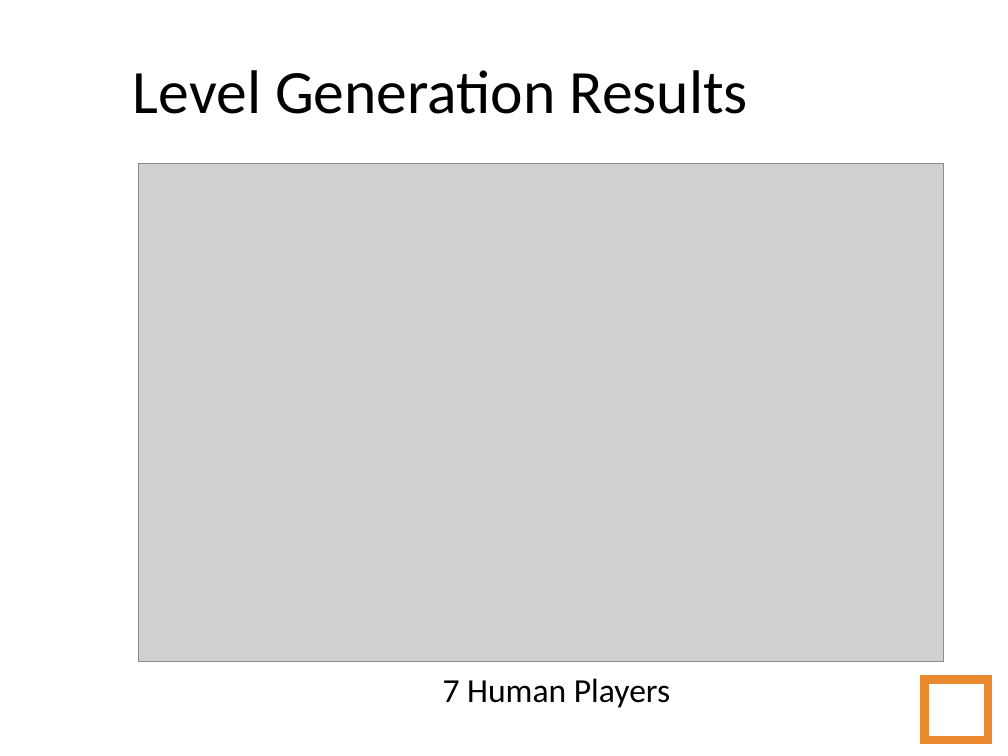
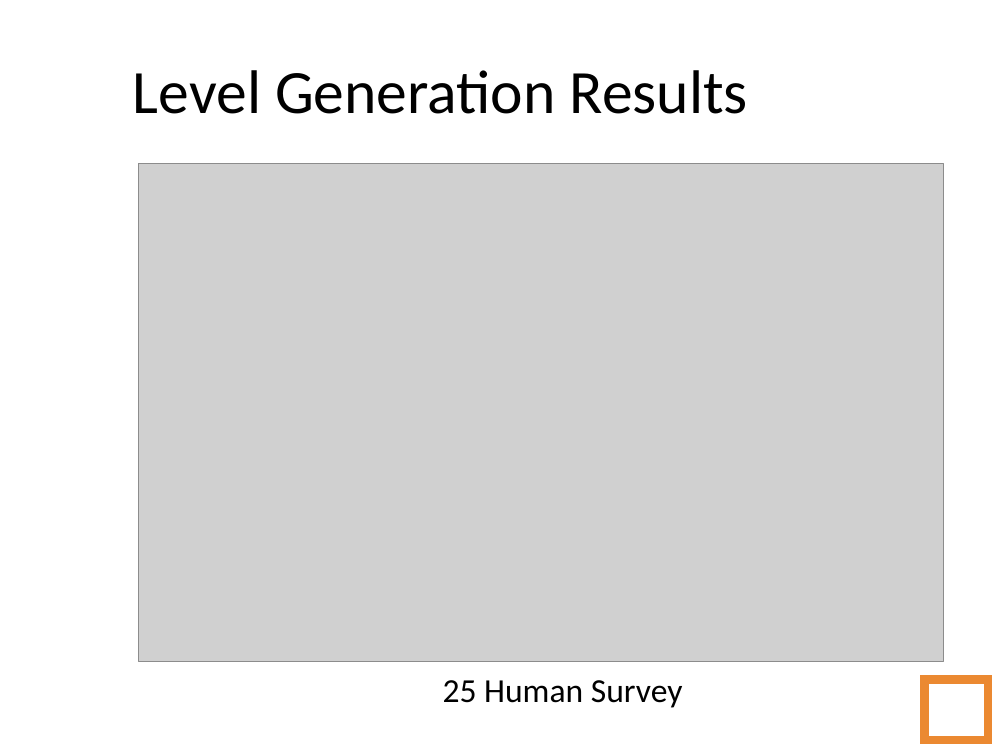
Before and after one commit to amidos2006/Automatic-Game-Script-Generation, a slide deck: slide 70 of Presentation/Automatic Game Script Generation.ppt. Drawn at 1008x756 pixels with LibreOffice and Linux fonts; fonts in the diff are those of the drawing; grey boxes stand for pictures; background and template pictures are left out. Boxes give left, top, right and bottom in pixels: in the first picture for what was removed or moved away, otherwise in the second. Text is boxed around its words. In the diff, an @@ line names an element or a change of style, - is before the commit and + after.

```diff
--- a/Presentation/Automatic Game Script Generation.ppt
+++ b/Presentation/Automatic Game Script Generation.ppt
@@ text at bbox=[443, 680, 683, 708]: text changed @@
-7 Human Players
+25 Human Survey
```
Also in this commit, not shown: 7 other slides changed.
